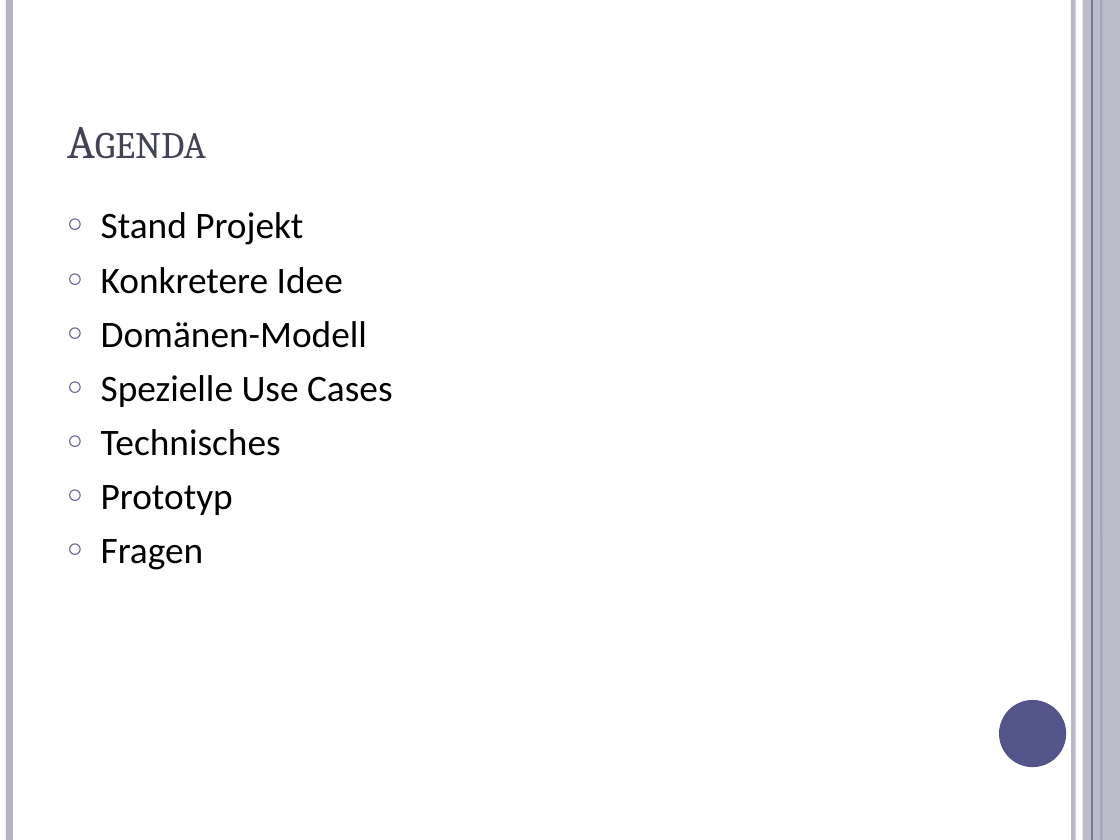
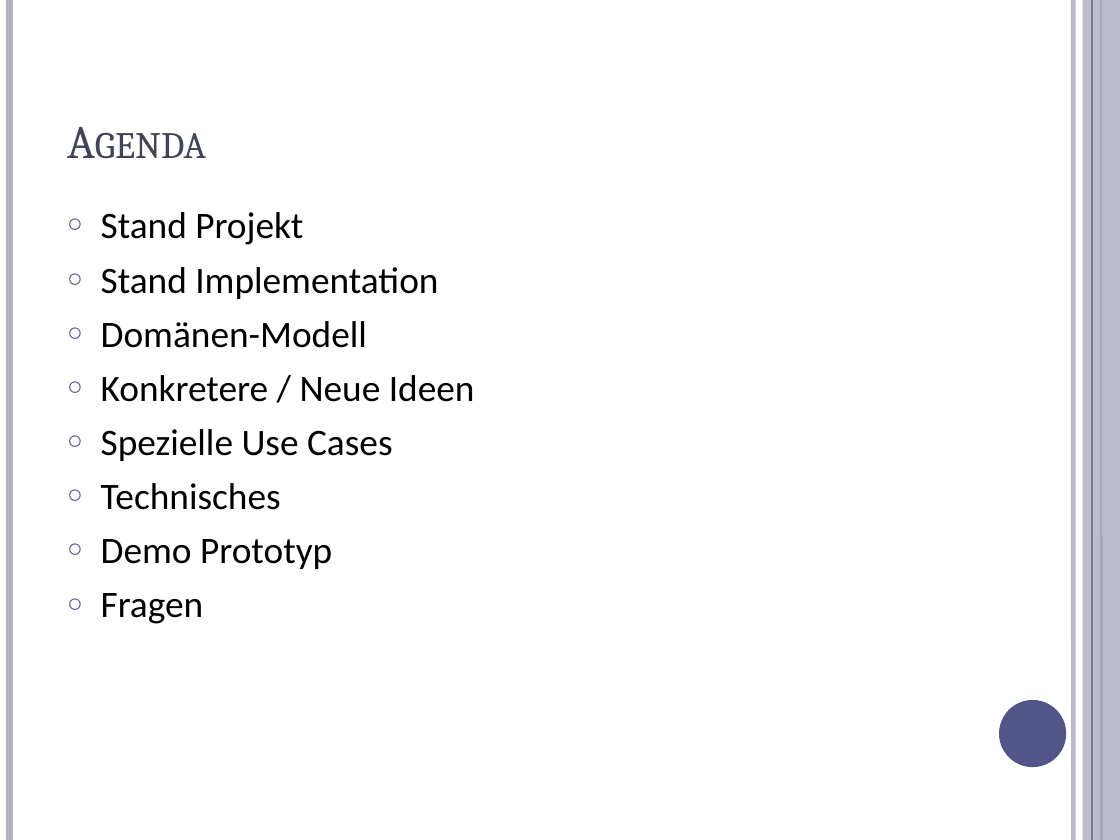
Before and after one commit to stoeffel/SEPS-GRP1, a slide deck: slide 2 of documentation/presentation/Analyse/Analyse.pptx. Drawn at 1120x840 pixels with LibreOffice and Linux fonts; fonts in the diff are those of the drawing. Boxes give left, top, right and bottom in pixels: in the first picture for what was removed or moved away, otherwise in the second. Text is boxed around its words. In the diff, an @@ line names an element or a change of style, - is before the commit and + after.

```diff
--- a/documentation/presentation/Analyse/Analyse.pptx
+++ b/documentation/presentation/Analyse/Analyse.pptx
@@ text at [101, 267, 438, 299]: text changed @@
-○ Konkretere Idee
+○ Stand Implementation
@@ text at [101, 375, 475, 402]: paragraph added @@
+○ Konkretere / Neue Ideen
@@ text at [101, 539, 332, 569]: text changed @@
-○ Prototyp
+○ Demo Prototyp
```
Also in this commit, not shown: 4 other slides changed, 2 slides added, 2 other files.
